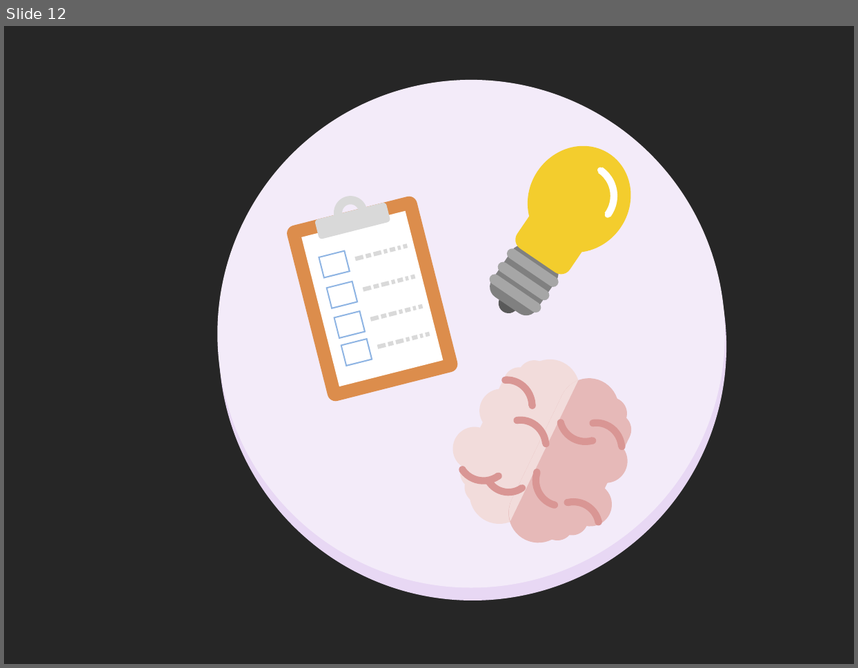
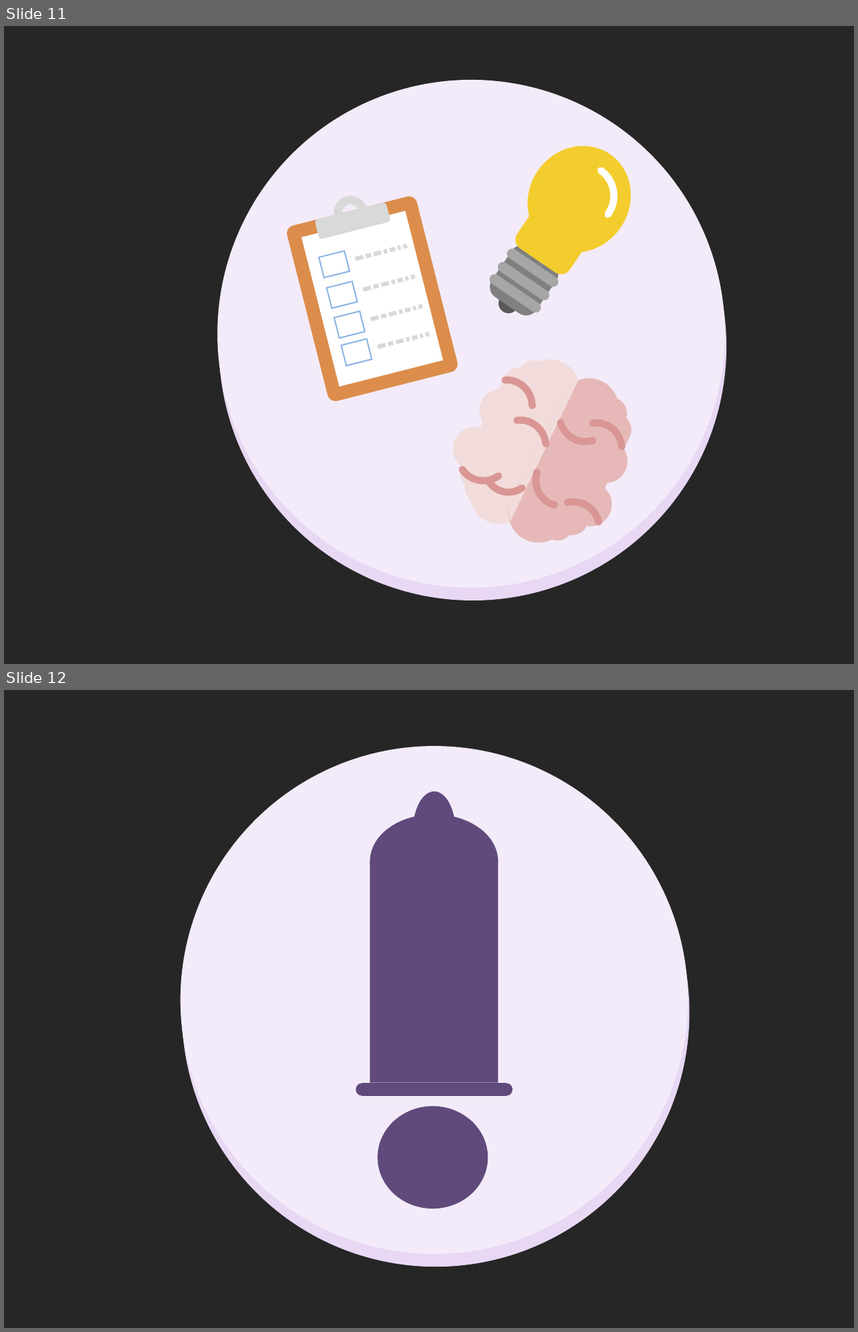
Before and after one commit to gustavogitzel/Discussex, a slide deck: Rascunhos/Logo - PP2.pptx. Shown one above the other, each under a label of ours: slide 12 before the commit, slides 11 and 12 after it. The pictures are 858x668 and 858x1332 pixels, drawn with LibreOffice and Linux fonts; fonts in the diff are those of the drawing. Boxes give left, top, right and bottom in pixels: in the first picture for what was removed or moved away, otherwise in the second. Text is boxed around its words. In the diff, an @@ line names an element or a change of style, - is before the commit and + after.

```diff
--- a/Rascunhos/Logo - PP2.pptx
+++ b/Rascunhos/Logo - PP2.pptx
@@ slide 12 added at <box>4,690,854,1328</box>, background #262626 @@
@@ ellipse added at <box>181,746,688,1254</box>, fill #F3EBF9 @@
@@ ellipse added at <box>181,759,689,1266</box>, fill #E8D8F4 @@
@@ group added at <box>356,791,513,1209</box>: 3 ellipses, 1 rectangle, 1 rounded rectangle @@
@@ what was slide 12 is now slide 11 @@
```
Also in this commit, not shown: 1 other slide added, 2 slides removed, 1 other file.
